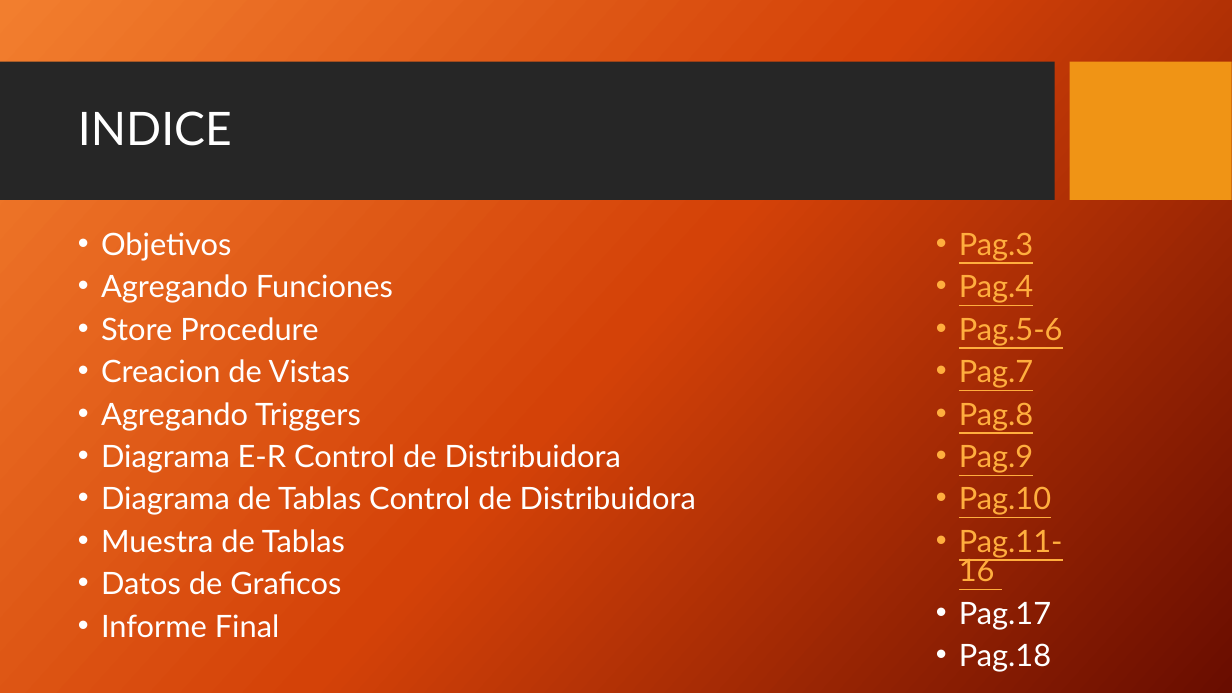
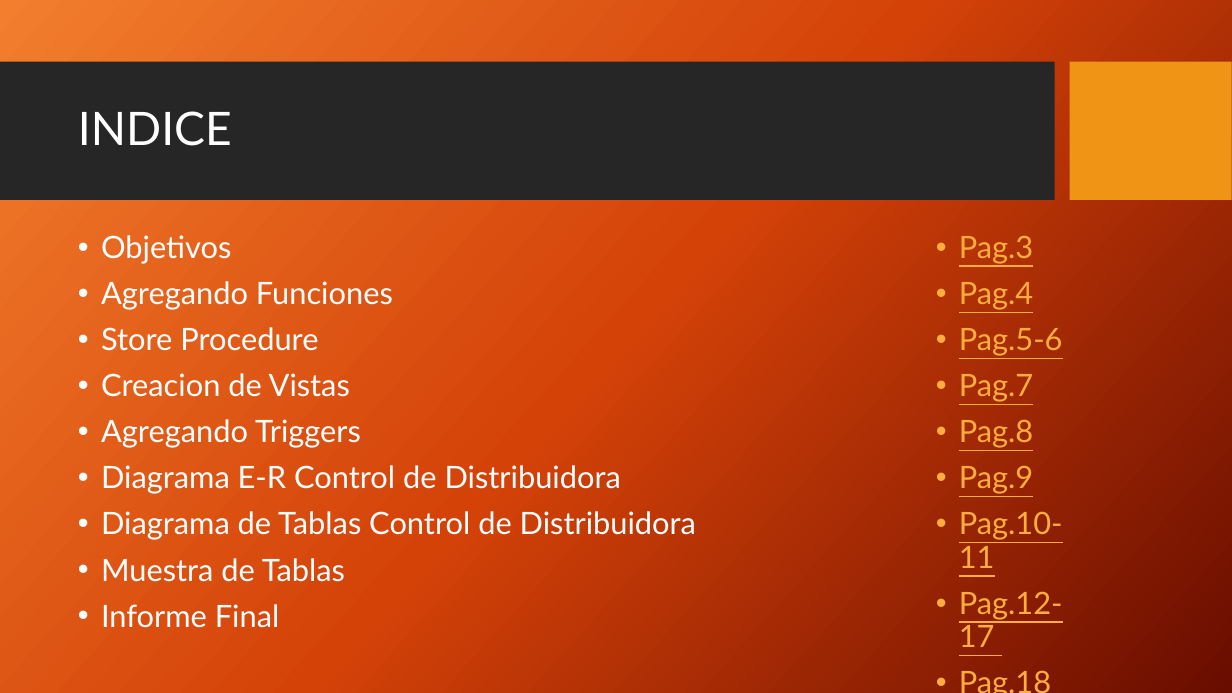
Before and after one commit to AgustinTogni/CoderHouseSQL, a slide deck: slide 2 of Presentacion Proyecto Final.pptx. Drawn at 1232x693 pixels with LibreOffice and Linux fonts; fonts in the diff are those of the drawing; background and template pictures are left out. Boxes give left, top, right and bottom in pixels: in the first picture for what was removed or moved away, otherwise in the second. Text is boxed around its words. In the diff, an @@ line names an element or a change of style, - is before the commit and + after.

```diff
--- a/Presentacion Proyecto Final.pptx
+++ b/Presentacion Proyecto Final.pptx
@@ text "Objetivos" at (101, 235, 696, 628): line spacing 0.8 to 0.9 @@
@@ text at (959, 236, 1063, 494): text colour #FFFFFF to #FFAE3E, underline on in "Pag.18"; line spacing 0.8 to 0.9 @@
@@ text at (959, 512, 1063, 647): text changed @@
-• Pag.10
-• Pag.11-16
-• Pag.17
+• Pag.10-11
+• Pag.12-17
@@ text at (101, 571, 341, 595): paragraph removed @@
-• Datos de Graficos
```
Also in this commit, not shown: 2 other slides changed, 1 slide added, 1 slide removed.
